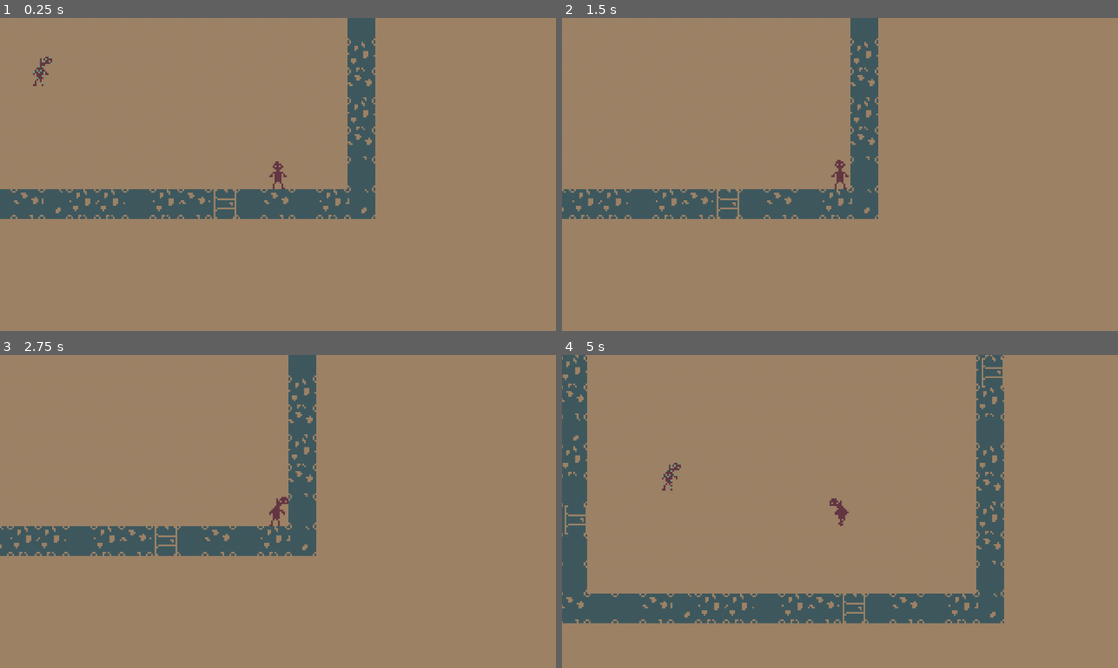
Above: before the commit, frames 1-4 (two rows, left to right).
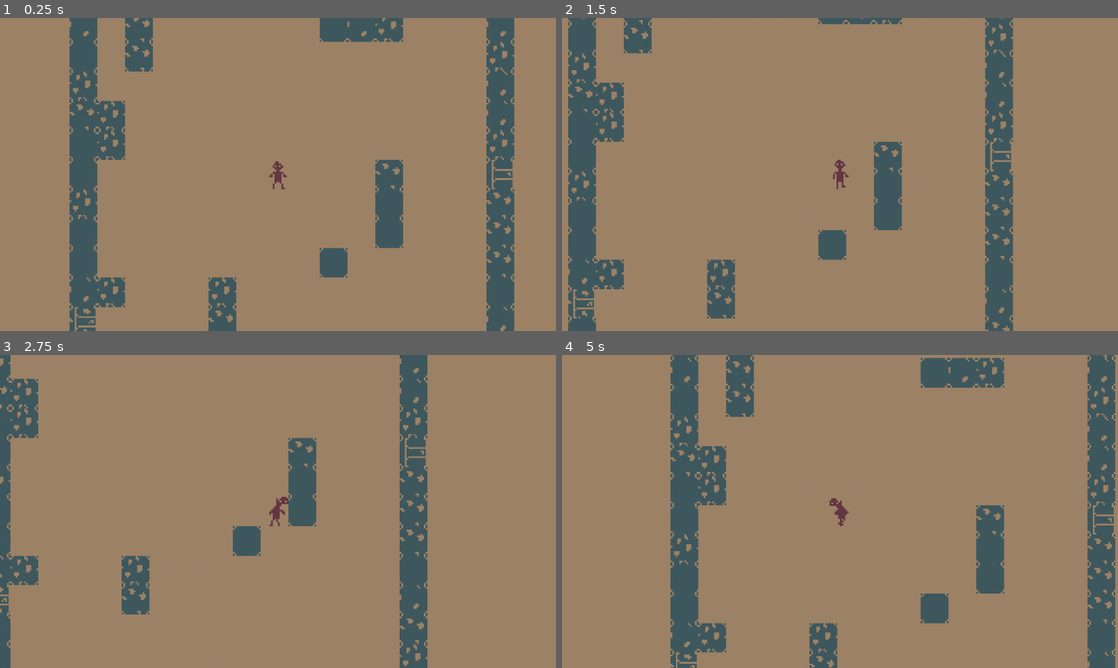
Above: after the commit, the same moments.

Repository: ThomasLandstra/Rougelike
Game: Godot game, scene res://game scene.tscn
Two runs of this game, one before a commit and one after it. Both use one fixed random seed, a clock stepped at 60 frames per second and the inputs below.
Inputs:
- Up to frame 1 (0.25 s): no input
- Up to frame 2 (1.5 s): tap Enter at 0.5 s; hold Right (ui_right) 0.53-1.28 s; hold E 0.53-1.28 s; hold Down (ui_down) from 1.28 s (still down); tap E at 1.35 s
- Up to frame 3 (2.75 s): release Down (ui_down) at 2.03 s; hold Right (ui_right) from 2.03 s (still down); hold Shift from 2.03 s (still down); tap E at 2.3 s
- Up to frame 4 (5 s): release Right (ui_right) at 2.78 s; release Shift at 2.78 s; hold Up (ui_up) 2.78-3.53 s; tap E at 2.85, 4.55 s; hold E 3.53-4.28 s; hold Left (ui_left) from 3.53 s (still down); tap Shift at 4.35 s

The runs differ from the first frame. In frame 1, 22% of the frame differs, in the area x 0-93%, y 0-100%; in frame 2, 20%; in frame 3, 14%; in frame 4, 23%, in the area x 0-100%, y 0-100%.

Commit message:
Open/Close doors

Diff:
--- a/src/scripts/scene_controller.gd
+++ b/src/scripts/scene_controller.gd
@@ -16,25 +16,26 @@
 var starting_rooms: Array = [
 	[
 		[1, 2, 1, 1, 1, 1, 1, 1, 1, 1, 1, 1, 1, 1, 1, 1],
+		[1, 0, 1, 0, 0, 0, 0, 0, 0, 0, 0, 0, 0, 0, 0, 1],
+		[1, 0, 1, 0, 0, 0, 0, 0, 0, 1, 1, 1, 0, 0, 0, 1],
+		[1, 0, 1, 0, 0, 0, 0, 0, 0, 0, 0, 0, 0, 0, 0, 1],
+		[1, 0, 0, 0, 0, 0, 0, 0, 0, 0, 0, 0, 0, 0, 0, 1],
+		[1, 1, 0, 0, 0, 0, 0, 0, 0, 0, 0, 0, 0, 0, 0, 1],
+		[1, 1, 0, 0, 0, 0, 0, 0, 0, 0, 0, 0, 0, 0, 0, 1],
+		[1, 0, 0, 0, 0, 0, 0, 3, 0, 0, 0, 1, 0, 0, 0, 2],
+		[1, 0, 0, 0, 0, 0, 0, 0, 0, 0, 0, 1, 0, 0, 0, 1],
+		[1, 0, 0, 0, 0, 0, 0, 0, 0, 0, 0, 1, 0, 0, 0, 1],
+		[1, 0, 0, 0, 0, 0, 0, 0, 0, 1, 0, 0, 0, 0, 0, 1],
+		[1, 1, 0, 0, 0, 1, 0, 0, 0, 0, 0, 0, 0, 0, 0, 1],
+		[2, 0, 0, 0, 0, 1, 0, 0, 0, 0, 0, 0, 0, 0, 0, 1],
 		[1, 0, 0, 0, 0, 0, 0, 0, 0, 0, 0, 0, 0, 0, 0, 1],
 		[1, 0, 0, 0, 0, 0, 0, 0, 0, 0, 0, 0, 0, 0, 0, 1],
-		[1, 0, 0, 0, 0, 0, 0, 0, 0, 0, 0, 0, 0, 0, 0, 1],
-		[1, 0, 0, 0, 0, 0, 0, 0, 0, 0, 0, 0, 0, 0, 0, 1],
-		[1, 0, 0, 0, 0, 0, 0, 0, 0, 0, 0, 0, 0, 0, 0, 1],
-		[1, 0, 0, 0, 0, 0, 0, 0, 0, 0, 0, 0, 0, 0, 0, 1],
-		[1, 0, 0, 0, 0, 0, 0, 0, 0, 0, 0, 0, 0, 0, 0, 2],
-		[1, 0, 0, 0, 0, 0, 0, 0, 0, 0, 0, 0, 0, 0, 0, 1],
-		[1, 0, 0, 0, 0, 0, 0, 0, 0, 0, 0, 0, 0, 0, 0, 1],
-		[1, 0, 0, 0, 0, 0, 0, 0, 0, 0, 0, 0, 0, 0, 0, 1],
-		[1, 0, 0, 0, 4, 0, 0, 0, 0, 0, 0, 0, 0, 0, 0, 1],
-		[2, 0, 0, 0, 0, 0, 0, 0, 0, 0, 0, 0, 0, 0, 0, 1],
-		[1, 0, 0, 0, 0, 0, 0, 0, 0, 0, 0, 0, 0, 0, 0, 1],
-		[1, 0, 0, 0, 0, 0, 0, 0, 0, 0, 0, 0, 3, 0, 0, 1],
 		[1, 1, 1, 1, 1, 1, 1, 1, 1, 1, 2, 1, 1, 1, 1, 1]
 	],
 ]
 
 onready var tilemap = $Navigation/TileMap
+var door_cooldown = 30
 
 # Called when the node enters the scene tree for the first time
 func _ready():
@@ -42,9 +43,30 @@
 	randomize()
 	generate_room()
 
-func _process(_delta):
-	pass
-#	world_to_map
+func _process(delta):
+	if tilemap:
+		# Check for interaction
+		var grid_pos = tilemap.world_to_map($player.position) - Vector2(4,4)
+
+		# 4 blocks in each direction
+		for _i in range(8):
+			for _y in range(8):
+				var cell_type = tilemap.get_cell(grid_pos.x, grid_pos.y)
+
+				# Open Doors
+				if door_cooldown >= 30:
+					if cell_type in [4,5,6,7] and Input.is_key_pressed(KEY_E):
+						tilemap.set_cell(grid_pos.x, grid_pos.y, cell_type+6)
+						door_cooldown = 0
+					elif cell_type in [10,11,12,13] and Input.is_key_pressed(KEY_E):
+						tilemap.set_cell(grid_pos.x, grid_pos.y, cell_type-6)
+						door_cooldown = 0
+
+				else: door_cooldown += delta
+
+				grid_pos.x += 1
+			grid_pos.y += 1
+			grid_pos.x -= 8
 
 func generate_map():
 	for row in map:
